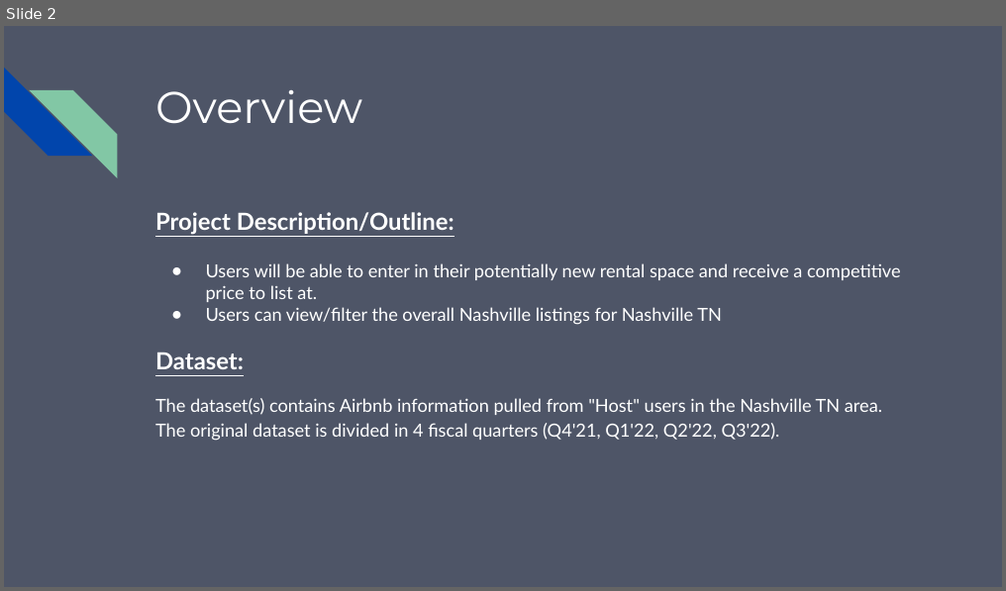
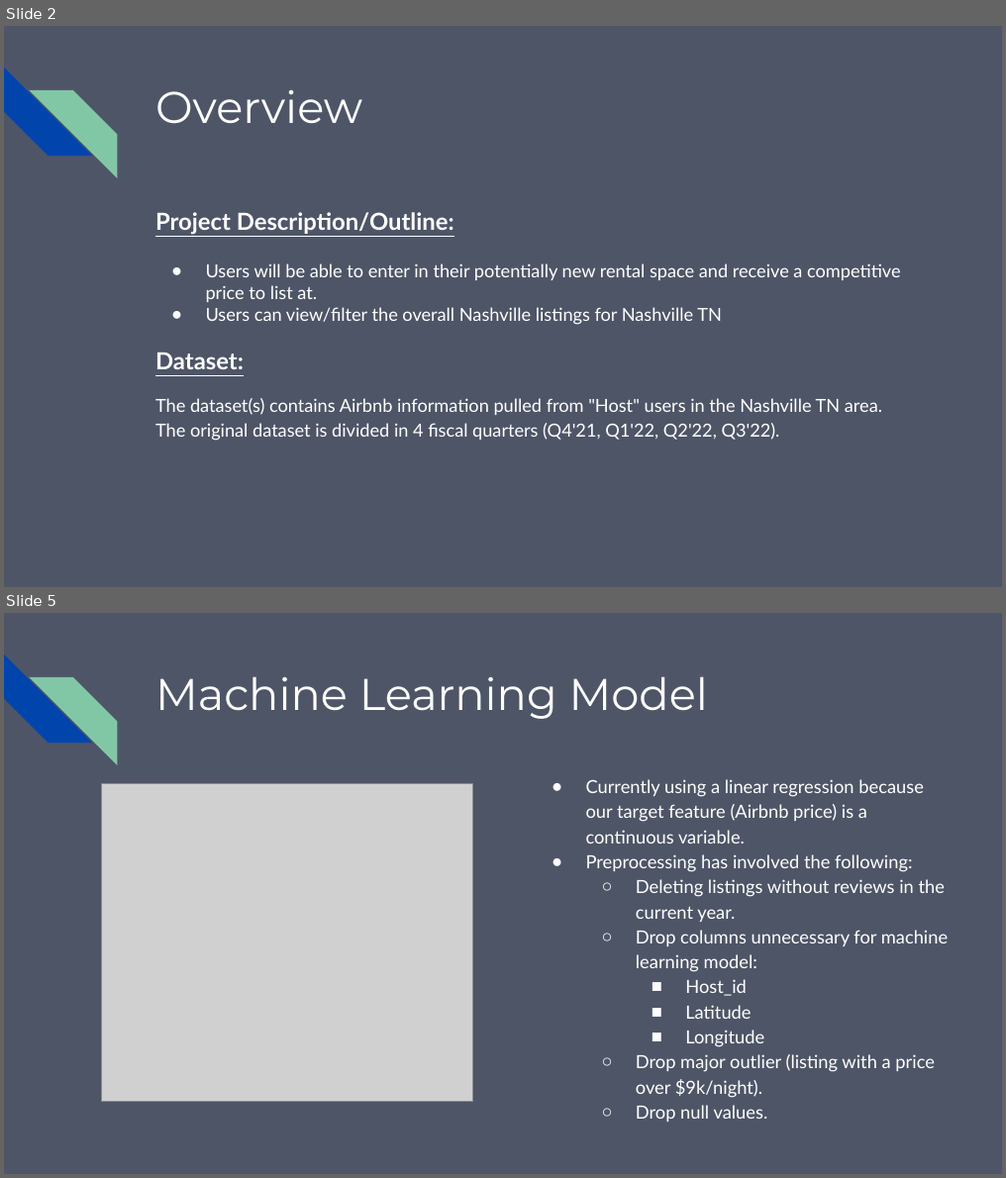
Before and after one commit to jwcomp4/air_b_b_rental, a slide deck: Airbnb Predictor.pptx. Shown one above the other, each under a label of ours: slide 2 before the commit, slides 2 and 5 after it; the slides between them are not shown. The pictures are 1006x591 and 1006x1178 pixels, drawn with LibreOffice and Linux fonts; fonts in the diff are those of the drawing; grey boxes stand for pictures. Boxes give left, top, right and bottom in pixels: in the first picture for what was removed or moved away, otherwise in the second. Text is boxed around its words. In the diff, an @@ line names an element or a change of style, - is before the commit and + after.

```diff
--- a/Airbnb Predictor.pptx
+++ b/Airbnb Predictor.pptx
@@ slide 5 added at (x1=4, y1=613, x2=1002, y2=1174), background #4E5567; not listed: 2 template elements that a slide beside it also shows @@
@@ title added at (x1=155, y1=676, x2=708, y2=719), 32 pt, text #FFFFFF @@
+Machine Learning Model
@@ picture added at (x1=102, y1=783, x2=473, y2=1101) @@
@@ text added at (x1=586, y1=779, x2=947, y2=1098), 13.1 pt, text #FFFFFF @@
+● Currently using a linear regression because our target feature (Airbnb price) is a continuous variable.
+● Preprocessing has involved the following:
+  ○ Deleting listings without reviews in the current year.
+  ○ Drop columns unnecessary for machine learning model:
+    ■ Host_id
+    ■ Latitude
+    ■ Longitude
+  ○ Drop major outlier (listing with a price over $9k/night).
+  ○ Drop null values.
```
Also in this commit, not shown: 4 slides changed, 2 other slides added, 5 other files.
